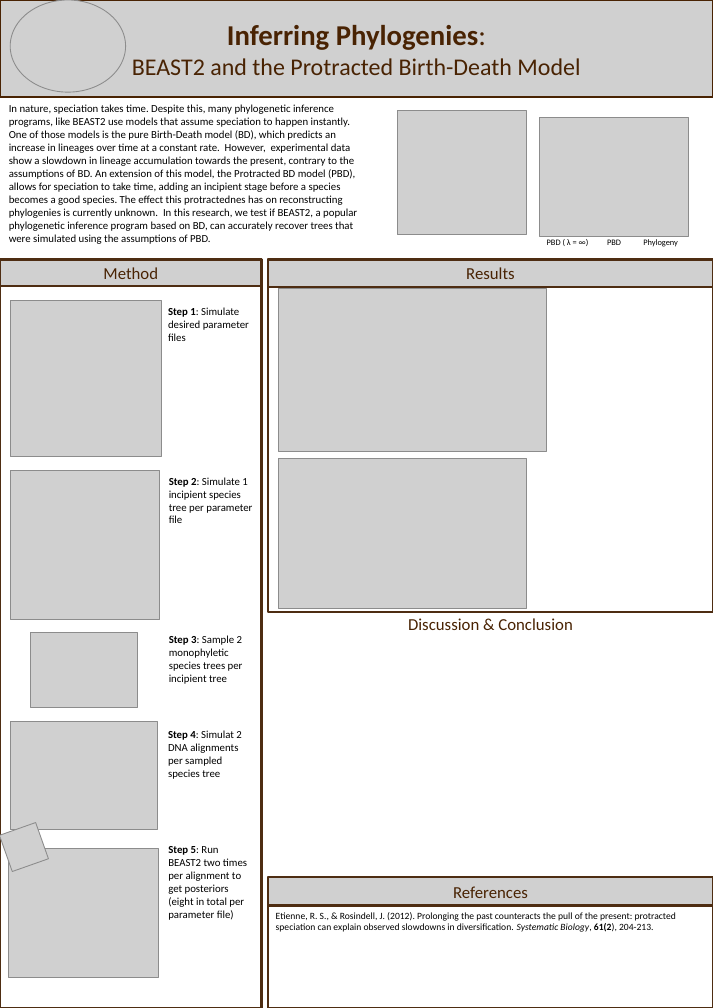
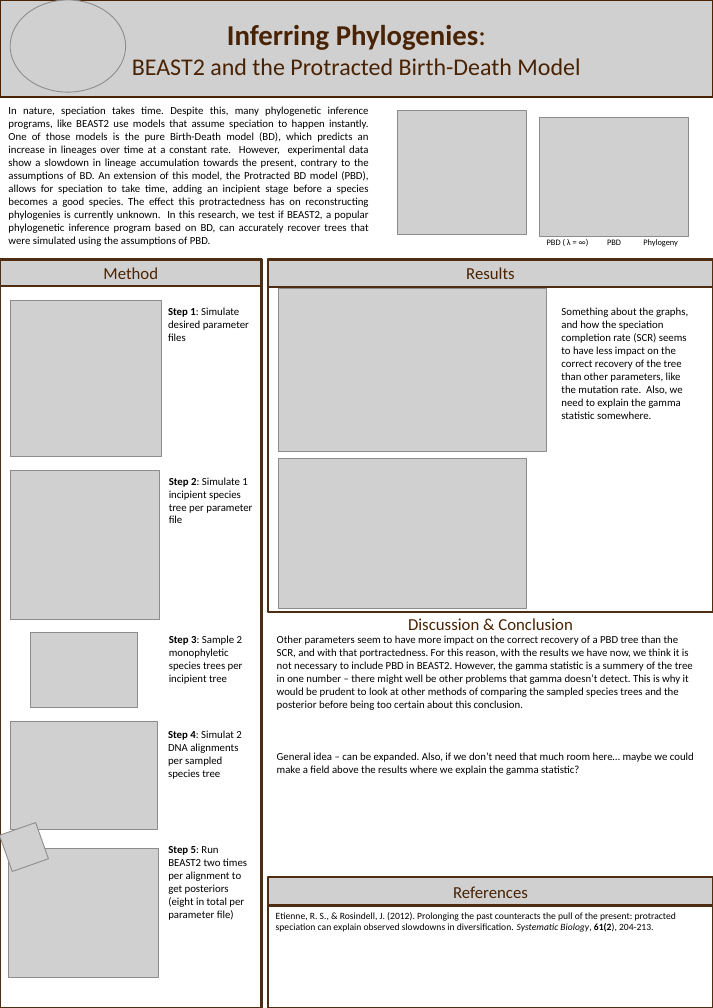
Before and after one commit to richelbilderbeek/Cer2016, a slide deck: slide 1 of doc/poster_final_femke_deel.pptx. Drawn at 713x1008 pixels with LibreOffice and Linux fonts; fonts in the diff are those of the drawing; grey boxes stand for pictures. Boxes give left, top, right and bottom in pixels: in the first picture for what was removed or moved away, otherwise in the second. Text is boxed around its words. In the diff, an @@ line names an element or a change of style, - is before the commit and + after.

Commit message:
More complete poster

```diff
--- a/doc/poster_final_femke_deel.pptx
+++ b/doc/poster_final_femke_deel.pptx
@@ text at (8,106,369,246): text changed @@
-In nature, speciation takes time. Despite this, many phylogenetic inference programs, like BEAST2 use models that assume speciation to happen instantly. One of those models is the pure Birth-Death model (BD), which predicts an increase in lineages over time at a constant rate. However, experimental data show a slowdown in lineage accumulation towards the present, contrary to the assumptions of BD. An extension of this model, the Protracted BD model (PBD), allows for speciation to take time, adding an incipient stage before a species becomes a good species. The effect this protractednes has on reconstructing phylogenies is currently unknown. In this research, we test if BEAST2, a popular phylogenetic inference program based on BD, can accurately recover trees that were simulated using the assumptions of PBD.
+In nature, speciation takes time. Despite this, many phylogenetic inference programs, like BEAST2 use models that assume speciation to happen instantly. One of those models is the pure Birth-Death model (BD), which predicts an increase in lineages over time at a constant rate. However, experimental data show a slowdown in lineage accumulation towards the present, contrary to the assumptions of BD. An extension of this model, the Protracted BD model (PBD), allows for speciation to take time, adding an incipient stage before a species becomes a good species. The effect this protractedness has on reconstructing phylogenies is currently unknown. In this research, we test if BEAST2, a popular phylogenetic inference program based on BD, can accurately recover trees that were simulated using the assumptions of PBD.
@@ text added at (561,307,688,419), 9 pt, text #000000 @@
+Something about the graphs, and how the speciation completion rate (SCR) seems to have less impact on the correct recovery of the tree than other parameters, like the mutation rate. Also, we need to explain the gamma statistic somewhere.
@@ text added at (277,635,694,775), 9 pt, text #000000 @@
+Other parameters seem to have more impact on the correct recovery of a PBD tree than the SCR, and with that portractedness. For this reason, with the results we have now, we think it is not necessary to include PBD in BEAST2. However, the gamma statistic is a summery of the tree in one number – there might well be other problems that gamma doesn’t detect. This is why it would be prudent to look at other methods of comparing the sampled species trees and the posterior before being too certain about this conclusion.
+General idea – can be expanded. Also, if we don’t need that much room here… maybe we could make a field above the results where we explain the gamma statistic?
```
